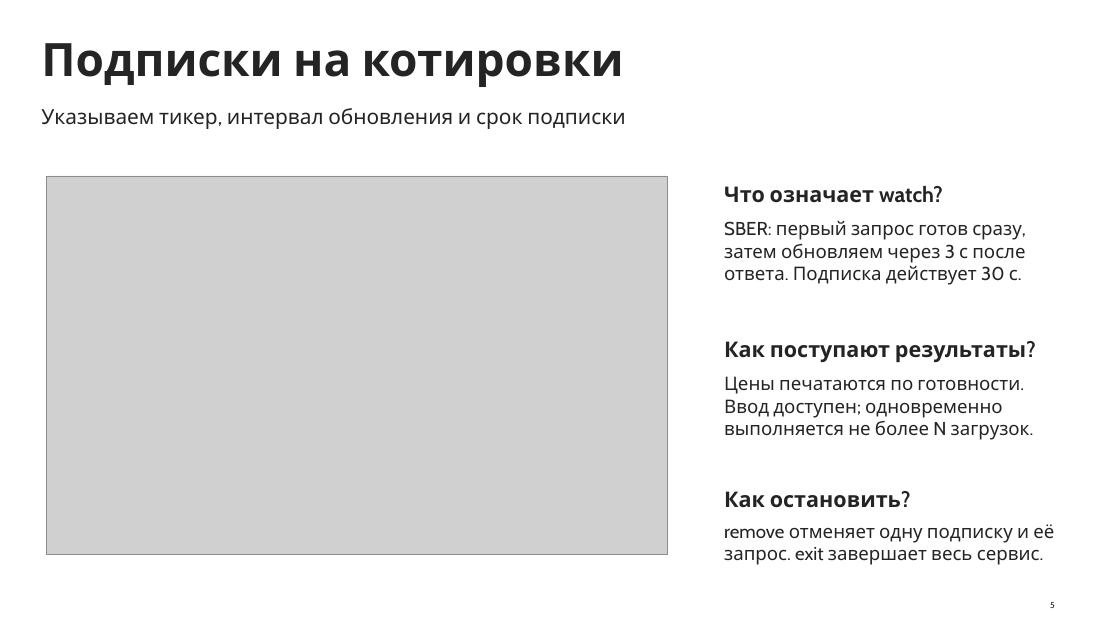
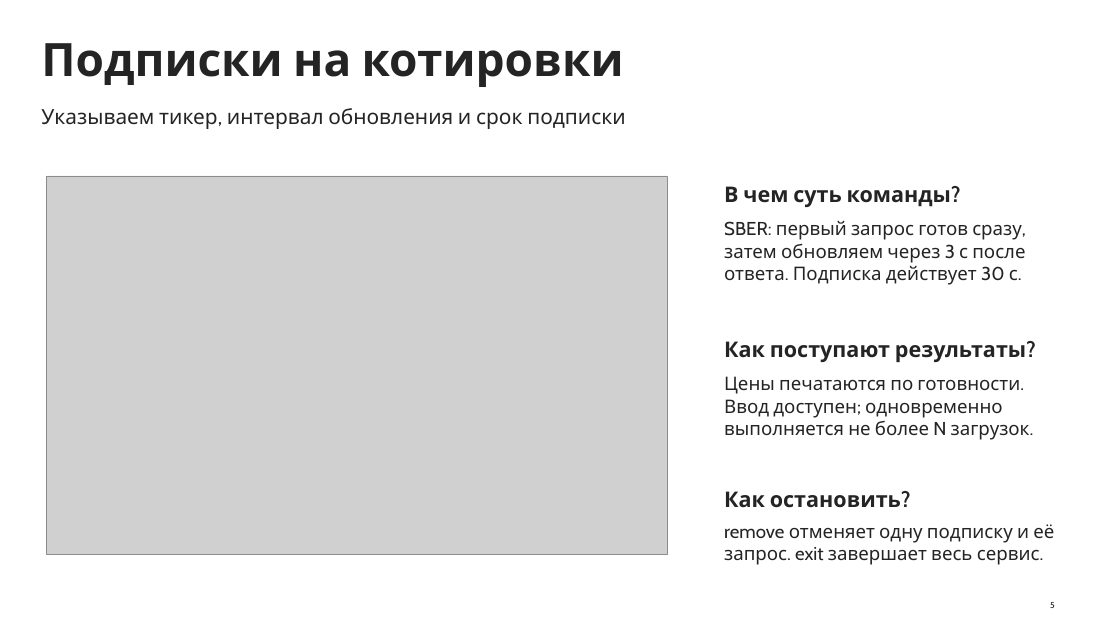
Before and after one commit to LilZaChill/market-pulse-ustinov, a slide deck: slide 5 of advanced/docs/seminar10/Семинар 10.pptx. Drawn at 1120x631 pixels with LibreOffice and Linux fonts; fonts in the diff are those of the drawing; grey boxes stand for pictures. Boxes give left, top, right and bottom in pixels: in the first picture for what was removed or moved away, otherwise in the second. Text is boxed around its words. In the diff, an @@ line names an element or a change of style, - is before the commit and + after.

```diff
--- a/advanced/docs/seminar10/Семинар 10.pptx
+++ b/advanced/docs/seminar10/Семинар 10.pptx
@@ text at bbox=[724, 186, 951, 207]: text changed @@
-Что означает watch?
+В чем суть команды?
```
Also in this commit, not shown: 10 other slides changed, 4 slides added, 4 slides removed.
